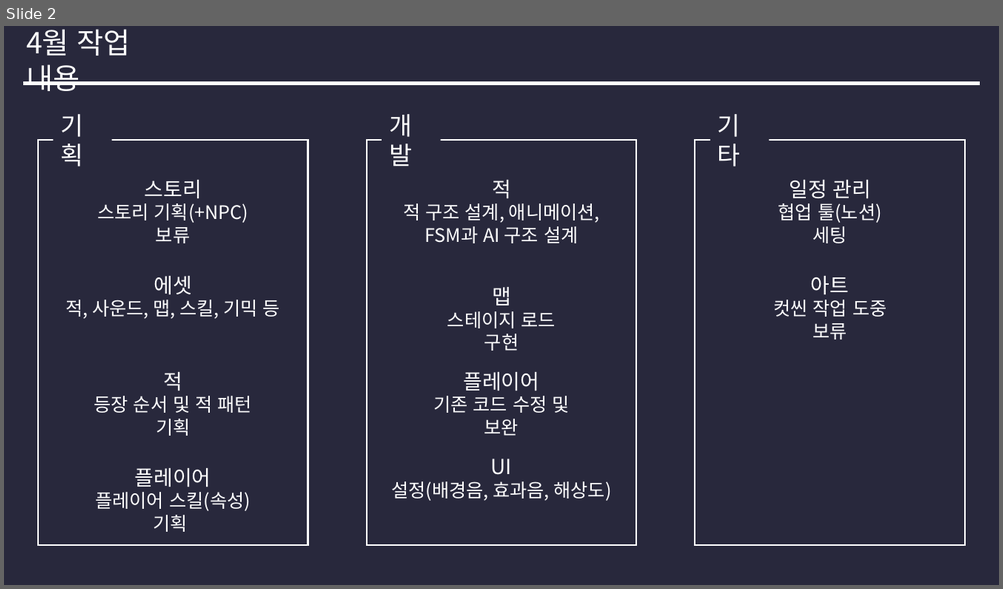
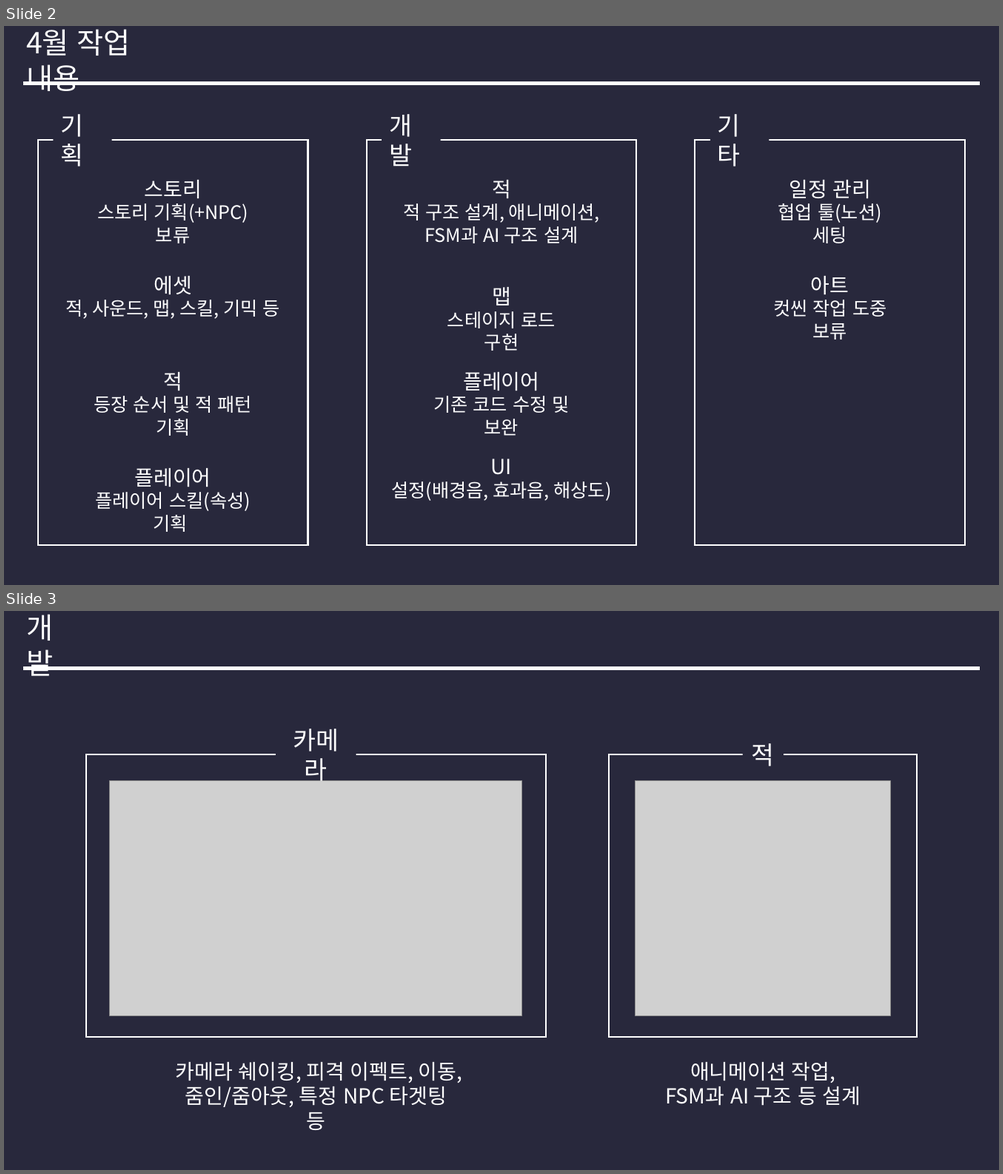
Before and after one commit to crush0408/GameMeister_GraduationProject, a slide deck: Docs/214_AprilReport.pptx. Shown one above the other, each under a label of ours: slide 2 before the commit, slides 2 and 3 after it. The pictures are 1003x589 and 1003x1174 pixels, drawn with LibreOffice and Linux fonts; fonts in the diff are those of the drawing; grey boxes stand for pictures. Boxes give left, top, right and bottom in pixels: in the first picture for what was removed or moved away, otherwise in the second. Text is boxed around its words. In the diff, an @@ line names an element or a change of style, - is before the commit and + after.

```diff
--- a/Docs/214_AprilReport.pptx
+++ b/Docs/214_AprilReport.pptx
@@ slide 3 added at [4,611,999,1170], background #28283C @@
@@ text added at [26,614,53,676], 28 pt, text #FFFFFF @@
+개발
@@ line added from (22, 669) to (980, 669), #FFFFFF 3 pt @@
@@ text added at [293,729,338,786], 24 pt, text #FFFFFF @@
+카메라
@@ text added at [751,743,774,766], 24 pt, text #FFFFFF @@
+적
@@ rectangle added at [86,755,546,1038], outline #FFFFFF 1.5 pt @@
@@ rectangle added at [609,755,916,1038], outline #FFFFFF 1.5 pt @@
@@ picture added at [109,781,522,1016] @@
@@ picture added at [635,781,891,1016] @@
@@ text added at [176,1062,461,1108], 20 pt, text #FFFFFF @@
+카메라 쉐이킹, 피격 이펙트, 이동,
+줌인/줌아웃, 특정 NPC 타겟팅 등
@@ text added at [665,1062,861,1106], 20 pt, text #FFFFFF @@
+애니메이션 작업,
+FSM과 AI 구조 등 설계
```
Also in this commit, not shown: 1 slide changed.
